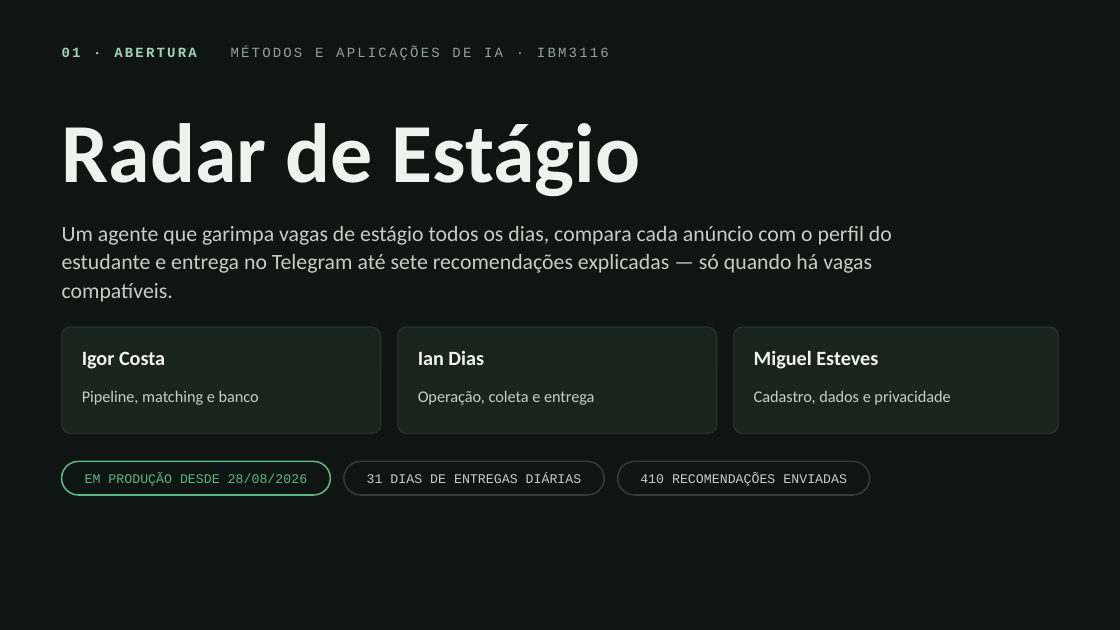
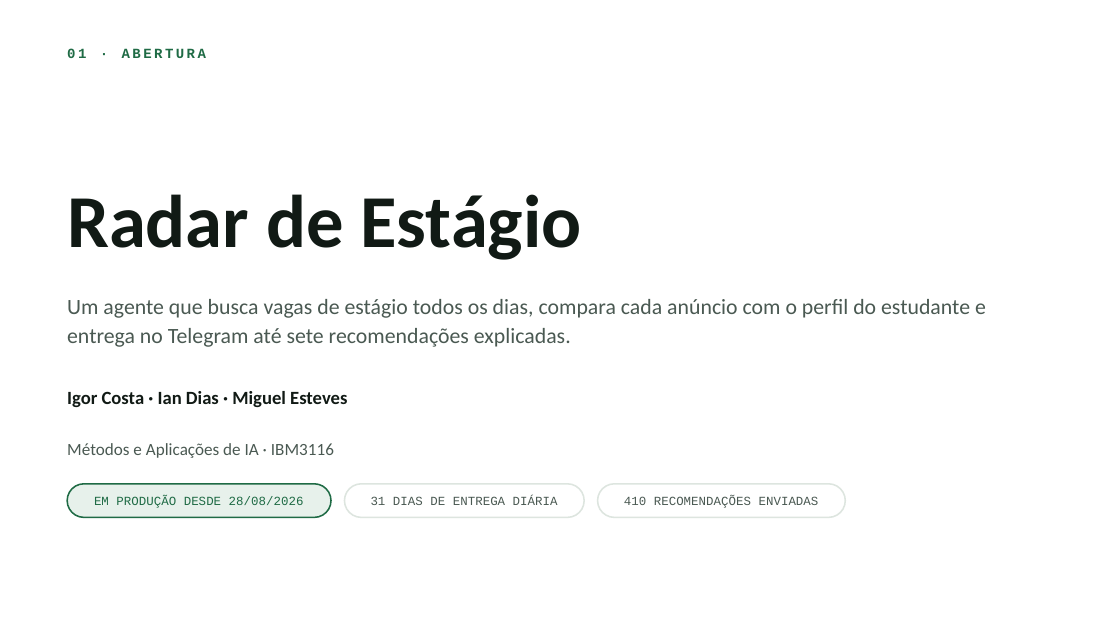
Before and after one commit to RadarEstagio/RadarEstagio, a slide deck: slide 1 of apresentacao/radar-de-estagio-pit.pptx. Drawn at 1120x630 pixels with LibreOffice and Linux fonts; fonts in the diff are those of the drawing. Boxes give left, top, right and bottom in pixels: in the first picture for what was removed or moved away, otherwise in the second. Text is boxed around its words. In the diff, an @@ line names an element or a change of style, - is before the commit and + after.

Commit message:
docs(apresentacao): refaz o pptx no tema claro, com notas do apresentador
Espelha o deck HTML: fundo branco, verde escuro como acento e o mesmo texto
enxuto. O que saiu dos slides foi para as notas de cada um, que é onde o
detalhe serve na hora de apresentar.

A altura do título passa a considerar a quebra de linha que o texto sofre na
largura do slide, não só as quebras escritas; sem isso o título de duas linhas
estourava a caixa. Mesma correção nos blocos e nas etapas do fluxo.

```diff
--- a/apresentacao/radar-de-estagio-pit.pptx
+++ b/apresentacao/radar-de-estagio-pit.pptx
@@ background #0F1512 to #FFFFFF @@
@@ text at (x1=67, y1=48, x2=207, y2=58): text changed; text colour #8FA298 to #1F6B45; bold on @@
-01 · ABERTURA MÉTODOS E APLICAÇÕES DE IA · IBM3116
+01 · ABERTURA
@@ text "Radar de Estágio" moved from (x1=62, y1=123, x2=641, y2=197) to (x1=67, y1=194, x2=582, y2=260) @@
@@ text "Radar de Estágio" at (x1=67, y1=194, x2=582, y2=260): size 54 to 48 pt, text colour #EEF3EF to #111A15 @@
@@ text at (x1=67, y1=299, x2=986, y2=347): text changed; text colour #C2CFC7 to #4A5952 @@
-Um agente que garimpa vagas de estágio todos os dias, compara cada anúncio com o perfil do estudante e entrega no Telegram até sete recomendações explicadas — só quando há vagas compatíveis.
+Um agente que busca vagas de estágio todos os dias, compara cada anúncio com o perfil do estudante e entrega no Telegram até sete recomendações explicadas.
@@ rounded rectangle removed at (x1=62, y1=327, x2=381, y2=433) @@
@@ rounded rectangle removed at (x1=398, y1=327, x2=717, y2=433) @@
@@ rounded rectangle removed at (x1=734, y1=327, x2=1058, y2=433) @@
@@ text removed at (x1=82, y1=351, x2=165, y2=369) @@
-Igor Costa
@@ text removed at (x1=754, y1=350, x2=878, y2=369) @@
-Miguel Esteves
@@ text at (x1=67, y1=391, x2=347, y2=407): text changed; size 13 to 12 pt; text colour #EEF3EF to #111A15 @@
-Ian Dias
+Igor Costa · Ian Dias · Miguel Esteves
@@ text removed at (x1=82, y1=390, x2=259, y2=405) @@
-Pipeline, matching e banco
@@ text removed at (x1=418, y1=390, x2=595, y2=405) @@
-Operação, coleta e entrega
@@ text removed at (x1=754, y1=390, x2=950, y2=405) @@
-Cadastro, dados e privacidade
@@ text added at (x1=67, y1=443, x2=334, y2=458), 11 pt, text #4A5952 @@
+Métodos e Aplicações de IA · IBM3116
@@ text "EM PRODUÇÃO DESDE 28/08/2026" moved from (x1=85, y1=473, x2=307, y2=486) to (x1=94, y1=496, x2=304, y2=508) @@
@@ rounded rectangle moved from (x1=62, y1=461, x2=330, y2=495) to (x1=67, y1=484, x2=332, y2=517) @@
@@ text "EM PRODUÇÃO DESDE 28/08/2026" at (x1=94, y1=496, x2=304, y2=508): size 8.5 to 8 pt, text colour #5CB584 to #1F6B45 @@
@@ rounded rectangle at (x1=67, y1=484, x2=332, y2=517): fill #0F1512 to #E7F1EB; outline #5CB584 1 pt to #1F6B45 1 pt @@
@@ rounded rectangle at (x1=345, y1=484, x2=585, y2=517): fill #0F1512 to #FFFFFF; outline #2E3D36 1 pt to #DDE5DF 1 pt @@
@@ rounded rectangle resized from (x1=344, y1=461, x2=605, y2=495) to (x1=345, y1=484, x2=585, y2=517) @@
@@ text at (x1=371, y1=496, x2=558, y2=505): text changed; size 8.5 to 8 pt; text colour #C2CFC7 to #4A5952 @@
-31 DIAS DE ENTREGAS DIÁRIAS
+31 DIAS DE ENTREGA DIÁRIA
@@ text "410 RECOMENDAÇÕES ENVIADAS" moved from (x1=640, y1=473, x2=847, y2=486) to (x1=624, y1=496, x2=819, y2=508) @@
@@ text "410 RECOMENDAÇÕES ENVIADAS" at (x1=624, y1=496, x2=819, y2=508): size 8.5 to 8 pt, text colour #C2CFC7 to #4A5952 @@
@@ rounded rectangle resized from (x1=617, y1=461, x2=869, y2=495) to (x1=598, y1=484, x2=846, y2=517) @@
@@ rounded rectangle at (x1=598, y1=484, x2=846, y2=517): fill #0F1512 to #FFFFFF; outline #2E3D36 1 pt to #DDE5DF 1 pt @@
```
Also in this commit, not shown: 9 other slides changed, 1 other file.
